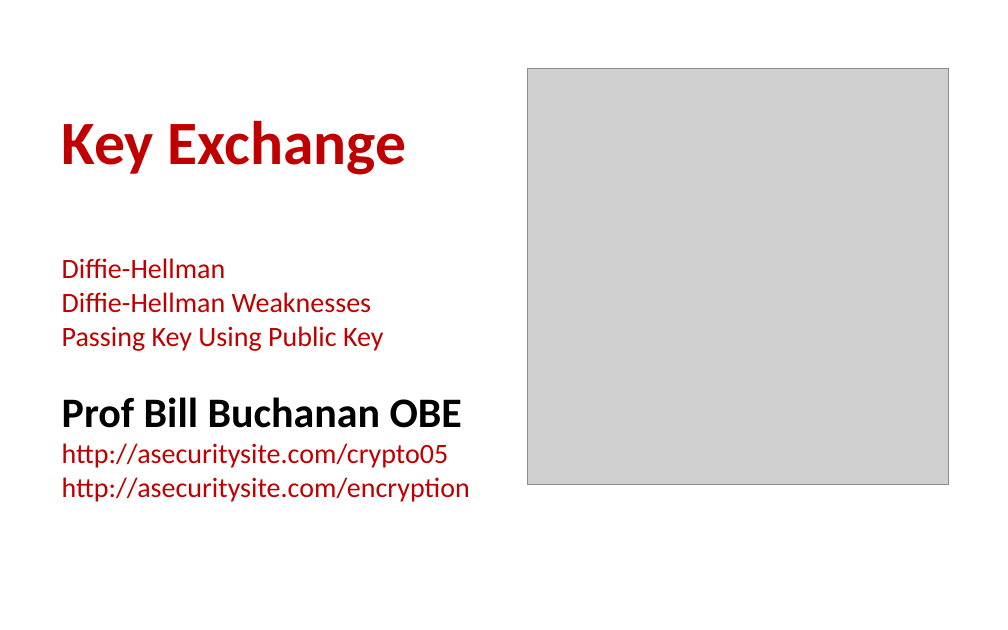
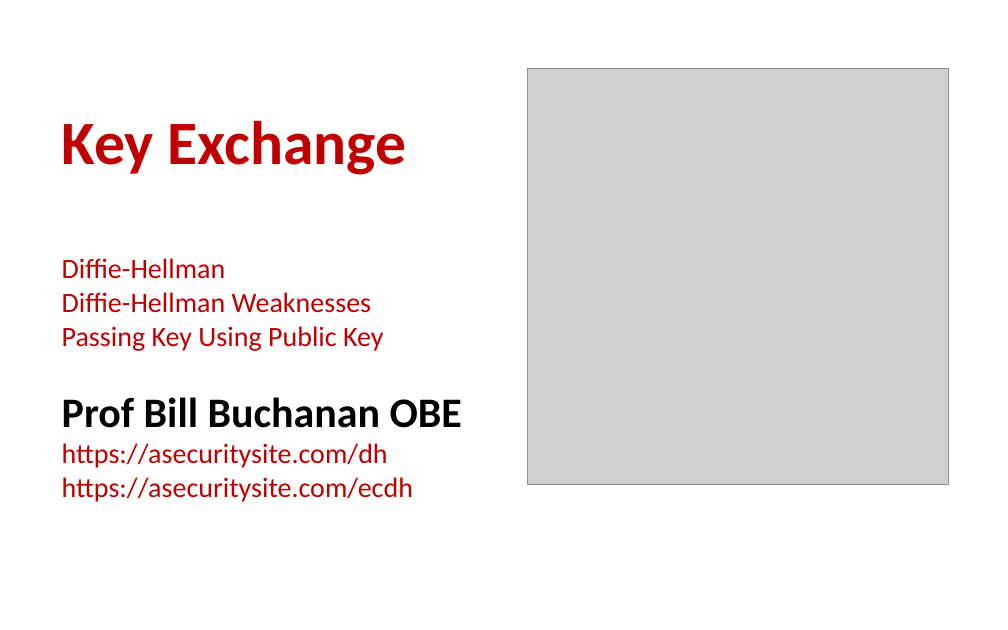
Before and after one commit to billbuchanan/csn09112, a slide deck: slide 1 of week06_public_key/lecture/chapter05_key_exchange.ppt. Drawn at 1008x630 pixels with LibreOffice and Linux fonts; fonts in the diff are those of the drawing; grey boxes stand for pictures. Boxes give left, top, right and bottom in pixels: in the first picture for what was removed or moved away, otherwise in the second. Text is boxed around its words. In the diff, an @@ line names an element or a change of style, - is before the commit and + after.

```diff
--- a/week06_public_key/lecture/chapter05_key_exchange.ppt
+++ b/week06_public_key/lecture/chapter05_key_exchange.ppt
@@ title at <box>62,258,462,502</box>: text changed @@
-Key Exchange
-Diffie-Hellman
-Diffie-Hellman Weaknesses
-Passing Key Using Public Key
-Prof Bill Buchanan OBE
-http://asecuritysite.com/crypto05
-http://asecuritysite.com/encryption
+Key Exchange
+Diffie-Hellman
+Diffie-Hellman Weaknesses
+Passing Key Using Public Key
+Prof Bill Buchanan OBE
+https://asecuritysite.com/dh
+https://asecuritysite.com/ecdh
```
Also in this commit, not shown: 3 other slides changed, 2 slides added, 1 other file.
